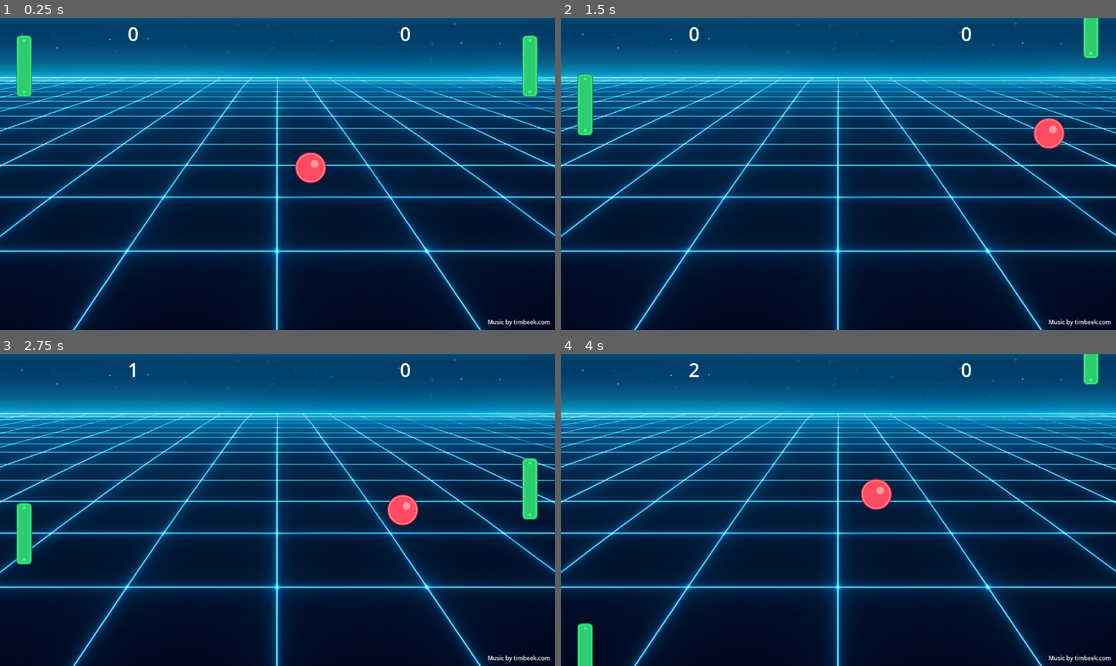
Above: before the commit, frames 1-4 (two rows, left to right).
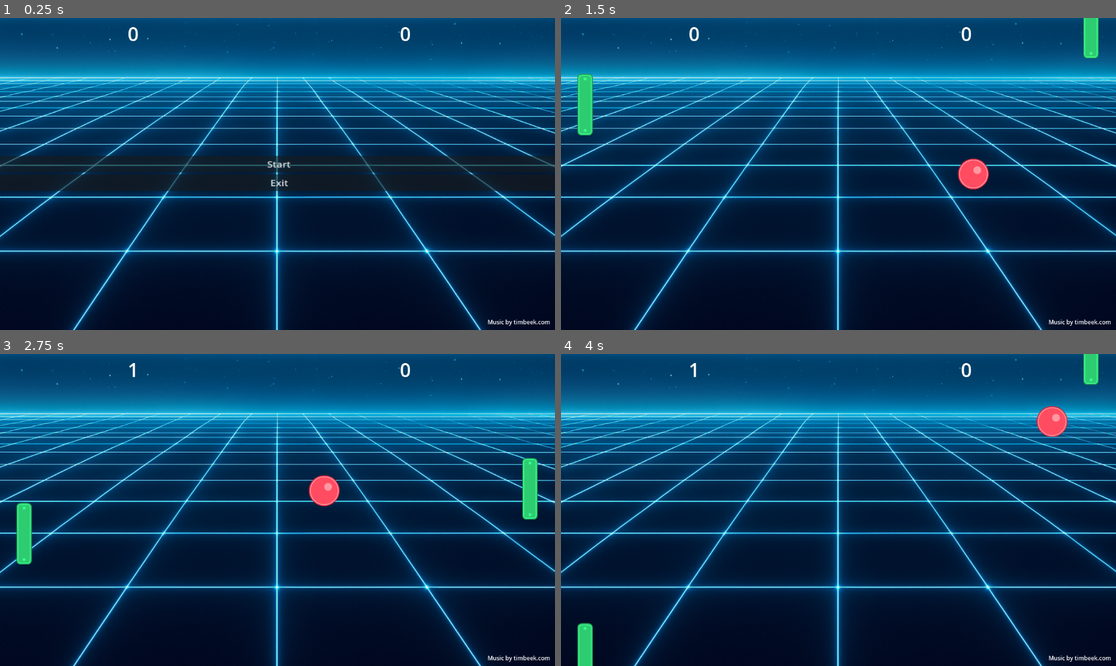
Above: after the commit, the same moments.

Repository: mgerhards/ponggd
Game: Godot game, scene res://pong.tscn
Same seed, same stepped clock (60 frames per second), same inputs: the game is played once before the commit and once after it.
Inputs (mouse positions are in pixels of both pictures, inside the frame that each line leads up to):
- Up to frame 1 (0.25 s): no input
- Up to frame 2 (1.5 s): click (838, 164) at 0.5 s, where only the run after the commit has a clickable "Start"; hold Up (ui_up) from 1.28 s (still down); hold S (p2_down) from 1.28 s (still down)
- Up to frame 3 (2.75 s): release Up (ui_up) at 2.03 s; release S (p2_down) at 2.03 s; hold Down (ui_down) from 2.03 s (still down); tap W (p2_up) at 2.1 s
- Up to frame 4 (4 s): release Down (ui_down) at 2.78 s; hold S (p2_down) 2.78-3.53 s; hold Up (ui_up) from 2.78 s (still down); tap W (p2_up) at 3.6 s

The runs differ from the first frame. In frame 1, 6.2% of the frame differs, in the area x 0-100%, y 5-56%; in frame 2, 0.9%; in frame 3, 0.9%; in frame 4, 1.0%.

Commit message:
add a start menu

Diff:
--- a/pong.gd
+++ b/pong.gd
@@ -9,12 +9,36 @@
 
 var p1_score = -1
 var p2_score = -2
+var state=GameState.IDLE
 
+enum GameState { IDLE, RUNNING }
 
+func _ready():
+	state = GameState.IDLE
+	$Menu.visible = true
+	$Ball.visible = false
+	$PaddleLeft.visible = false
+	$PaddleRight.visible = false
+
+func _on_StartButton_pressed():
+	state = GameState.RUNNING
+	$Menu.visible = false
+	$Ball.visible = true
+	$PaddleLeft.visible = true
+	$PaddleRight.visible = true
+	reset_ball()
+
+func _on_ExitButton_pressed():
+	get_tree().quit()
 
 func _process(_delta):
 	if ball.position.x < 0 or ball.position.x > get_viewport_rect().size.x:
 		reset_ball()
+
+func start_game():
+	reset_ball()
+	p1_score = -1
+	p2_score = -2
 
 func reset_ball():
 	print("Reset ball...")
--- a/pong.tscn
+++ b/pong.tscn
@@ -147,6 +147,31 @@
 text = "Music by timbeek.com"
 label_settings = SubResource("LabelSettings_a6iag")
 
+[node name="Menu" type="Control" parent="."]
+layout_mode = 3
+anchors_preset = 0
+offset_right = 897.0
+offset_bottom = 586.0
+scale = Vector2(1.28127, 1.10963)
+
+[node name="VBoxContainer" type="VBoxContainer" parent="Menu"]
+layout_mode = 1
+anchors_preset = 15
+anchor_right = 1.0
+anchor_bottom = 1.0
+grow_horizontal = 2
+grow_vertical = 2
+scale = Vector2(1.00908, 0.992825)
+alignment = 1
+
+[node name="StartButton" type="Button" parent="Menu/VBoxContainer"]
+layout_mode = 2
+text = "Start"
+
+[node name="ExitButton" type="Button" parent="Menu/VBoxContainer"]
+layout_mode = 2
+text = "Exit"
+
 [node name="SpeedTimer" type="Timer" parent="."]
 wait_time = 5.0
 autostart = true
@@ -163,4 +188,6 @@
 
 [connection signal="body_entered" from="Walls/WallLeft" to="." method="_on_wall_left_body_entered"]
 [connection signal="body_entered" from="Walls/WallRight" to="." method="_on_wall_right_body_entered"]
+[connection signal="pressed" from="Menu/VBoxContainer/StartButton" to="." method="_on_StartButton_pressed"]
+[connection signal="pressed" from="Menu/VBoxContainer/ExitButton" to="." method="_on_ExitButton_pressed"]
 [connection signal="timeout" from="SpeedTimer" to="." method="_on_speed_timer_timeout"]
--- a/project.godot
+++ b/project.godot
@@ -31,3 +31,8 @@
 "events": [Object(InputEventKey,"resource_local_to_scene":false,"resource_name":"","device":0,"window_id":0,"alt_presse …(189 unchanged characters)…
 ]
 }
+pause={
+"deadzone": 0.2,
+"events": [Object(InputEventKey,"resource_local_to_scene":false,"resource_name":"","device":-1,"window_id":0,"alt_pressed":false,"shift_pressed":false,"ctrl_pressed":false,"meta_pressed":false,"pressed":false,"keycode":0,"physical_keycode":4194305,"key_label":0,"unicode":0,"location":0,"echo":false,"script":null)
+]
+}
